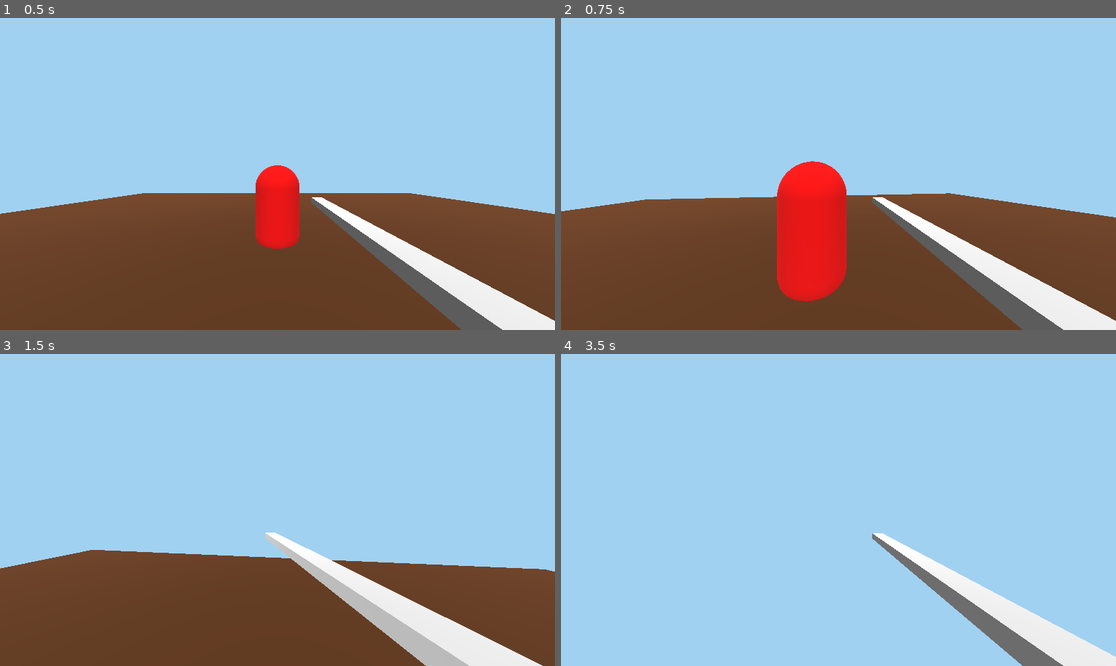
Above: before the commit, frames 1-4 (two rows, left to right).
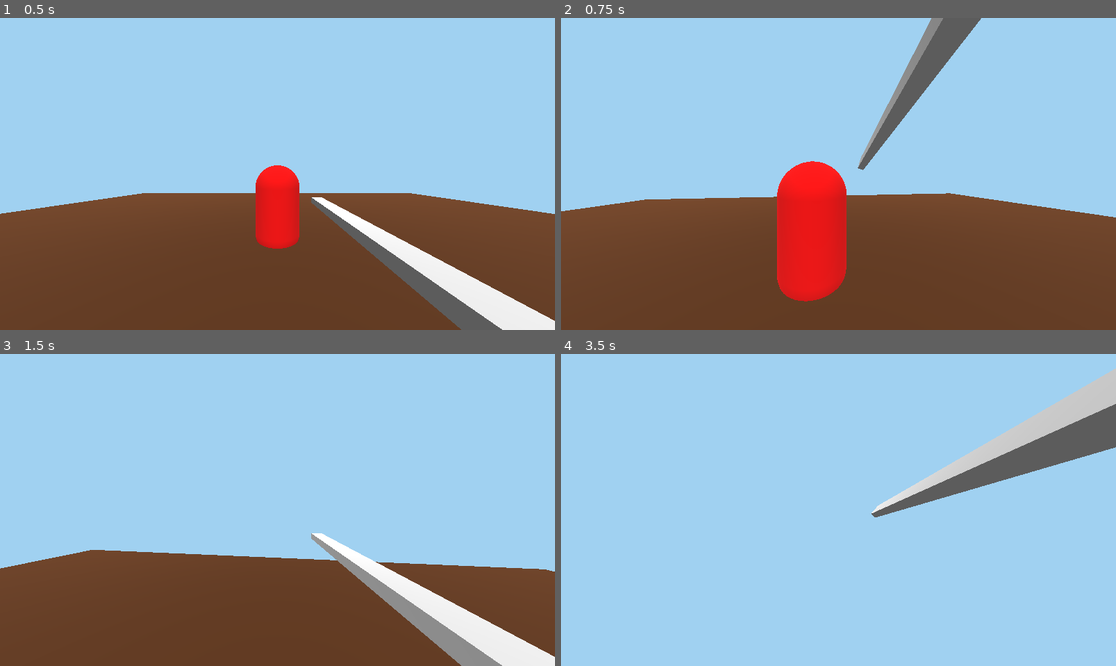
Above: after the commit, the same moments.

Repository: Rule2k/slasher
Game: Godot game, scene res://scenes/main/Main.tscn
Same seed, same stepped clock (60 frames per second), same inputs: the game is played once before the commit and once after it.
Inputs (mouse positions are in pixels of both pictures, inside the frame that each line leads up to):
- Up to frame 1 (0.5 s): no input
- Up to frame 2 (0.75 s): tap Enter at 0.5 s; move the mouse to (866, 174) at 0.52 s; hold W (move_forward) from 0.53 s (still down); hold Shift (block) from 0.53 s (still down)
- Up to frame 3 (1.5 s): keep holding W (move_forward); tap Space (jump) at 0.77 s; move the mouse to (249, 510) at 1.27 s; release Shift (block) at 1.28 s; click (249, 510) at 1.35 s
- Up to frame 4 (3.5 s): keep holding W (move_forward); tap Space (jump) at 1.52, 3.02 s; tap Shift (block) at 1.55, 3.05 s; move the mouse to (849, 503) at 2.02 s; hold Shift (block) 2.03-2.78 s; tap Q (attack_overhead) at 2.1 s; move the mouse to (832, 516) at 2.77 s; right-click (832, 516) at 2.85 s

Frame 1 is identical in both runs. In frame 2, 7.4% of the frame differs, in the area x 53-100%, y 0-100%; in frame 3, 6.8%; in frame 4, 11%, in the area x 55-100%, y 4-100%.

Commit message:
feat: add universal block state and player block handling

Diff:
--- a/scripts/player/player.gd
+++ b/scripts/player/player.gd
@@ -1,6 +1,38 @@
 extends CharacterBody3D
+
+var health: float = 100.0
 
 # Références aux modules (disponibles pour communication inter-modules)
 @onready var camera_controller: Node = $CameraController
 @onready var movement_controller: Node = $MovementController
 @onready var state_machine: Node = $StateMachine
+
+func take_damage(amount: float, attacker: Node3D) -> void:
+	if _is_front_block_success(attacker):
+		var attacker_state_machine: Node = attacker.get_node_or_null("StateMachine")
+		if attacker_state_machine != null and attacker_state_machine.has_method("on_block_success"):
+			attacker_state_machine.on_block_success(self)
+		print("Block réussi contre %s" % attacker.name)
+		return
+
+	health -= amount
+	print("Player touché ! Dégâts: %s — Vie restante: %s" % [amount, health])
+
+func _is_front_block_success(attacker: Node3D) -> bool:
+	if attacker == null:
+		return false
+	if not state_machine.has_method("is_blocking"):
+		return false
+	if not state_machine.is_blocking():
+		return false
+
+	var forward: Vector3 = -global_transform.basis.z
+	forward.y = 0.0
+
+	var to_attacker: Vector3 = attacker.global_position - global_position
+	to_attacker.y = 0.0
+
+	if forward.length_squared() == 0.0 or to_attacker.length_squared() == 0.0:
+		return false
+
+	return forward.normalized().dot(to_attacker.normalized()) > 0.0
--- a/scripts/player/state_machine.gd
+++ b/scripts/player/state_machine.gd
@@ -1,9 +1,14 @@
 extends Node
 
-enum State { IDLE, WINDUP, ACTIVE, RECOVERY }
+enum State { IDLE, WINDUP, ACTIVE, RECOVERY, BLOCKING, BLOCK_RECOVERY }
 
 var current_state: State = State.IDLE
 var state_timer: float = 0.0
+var block_duration: float = 0.325
+var block_recovery_duration: float = 2.0
+var block_return_duration: float = 0.3
+var block_pose_position: Vector3 = Vector3(-0.12, 0.06, 0.12)
+var block_pose_rotation_degrees: Vector3 = Vector3(-12.0, 0.0, 72.0)
 
 # Tap/hold tracking
 var hold_timer: float = 0.0
@@ -13,7 +18,7 @@
 
 # L'attaque en cours
 var current_attack: AttackData = null
-var has_hit: bool = false
+var blocked_by: Array[Node3D] = []
 
 # Données d'attaque par direction : [light, heavy]
 @export var slash_left_light: AttackData
@@ -29,8 +34,14 @@
 var _attack_map: Dictionary = {}
 
 var _player: CharacterBody3D
+var _idle_weapon_position: Vector3 = Vector3.ZERO
+var _idle_weapon_rotation: Vector3 = Vector3.ZERO
+var _block_recovery_start_position: Vector3 = Vector3.ZERO
+var _block_recovery_start_rotation: Vector3 = Vector3.ZERO
+
 @onready var hit_box: Area3D
 @onready var anim_player: AnimationPlayer
+@onready var weapon_pivot: Node3D
 
 func _ready() -> void:
 	_player = get_parent()
@@ -38,6 +49,9 @@
 	hit_box.body_entered.connect(_on_hit_box_body_entered)
 	hit_box.monitoring = false
 	anim_player = _player.get_node("Head/WeaponPivot/AnimationPlayer")
+	weapon_pivot = _player.get_node("Head/WeaponPivot")
+	_idle_weapon_position = weapon_pivot.position
+	_idle_weapon_rotation = weapon_pivot.rotation
 
 	# Construire le mapping après que les exports sont chargés
 	_attack_map = {
@@ -48,6 +62,15 @@
 	}
 
 func _unhandled_input(event: InputEvent) -> void:
+	if event.is_action_pressed("block"):
+		if current_state == State.IDLE:
+			_enter_blocking()
+			return
+		if current_state == State.WINDUP:
+			_cancel_windup()
+			_enter_blocking()
+			return
+
 	if current_state != State.IDLE:
 		return
 
@@ -65,6 +88,10 @@
 			_process_active(delta)
 		State.RECOVERY:
 			_process_recovery(delta)
+		State.BLOCKING:
+			_process_blocking(delta)
+		State.BLOCK_RECOVERY:
+			_process_block_recovery(delta)
 
 # --- WINDUP ---
 func _enter_windup() -> void:
@@ -88,11 +115,20 @@
 			print("   -> HEAVY (maintenu %.3fs)" % hold_timer)
 		_enter_active()
 
+func _cancel_windup() -> void:
+	current_attack = null
+	current_action = ""
+	is_heavy = false
+	hold_timer = 0.0
+	hit_box.monitoring = false
+	anim_player.stop()
+	print(">> WINDUP annulé par block")
+
 # --- ACTIVE ---
 func _enter_active() -> void:
 	current_state = State.ACTIVE
 	state_timer = current_attack.active_duration
-	has_hit = false
+	blocked_by.clear()
 	hit_box.monitoring = true
 	anim_player.play(current_attack.get_animation_name())
 	var type_str = "HEAVY" if is_heavy else "LIGHT"
@@ -104,13 +140,15 @@
 		_enter_recovery()
 
 func _on_hit_box_body_entered(body: Node3D) -> void:
-	if has_hit:
-		return
 	if body == _player:
 		return
+	if body in blocked_by:
+		return
 	if body.has_method("take_damage"):
-		body.take_damage(current_attack.damage)
-		has_hit = true
+		if body.has_node("StateMachine"):
+			body.take_damage(current_attack.damage, _player)
+		else:
+			body.take_damage(current_attack.damage)
 
 # --- RECOVERY ---
 func _enter_recovery() -> void:
@@ -124,11 +162,73 @@
 	if state_timer <= 0.0:
 		_enter_idle()
 
+# --- BLOCKING ---
+func _enter_blocking() -> void:
+	current_state = State.BLOCKING
+	state_timer = block_duration
+	current_attack = null
+	current_action = ""
+	is_heavy = false
+	hold_timer = 0.0
+	hit_box.monitoring = false
+	_set_block_pose_instant()
+	print(">> BLOCKING (%.3fs)" % block_duration)
+
+func _process_blocking(delta: float) -> void:
+	state_timer -= delta
+	if state_timer <= 0.0:
+		_enter_block_recovery()
+
+# --- BLOCK RECOVERY ---
+func _enter_block_recovery() -> void:
+	current_state = State.BLOCK_RECOVERY
+	state_timer = block_recovery_duration
+	_block_recovery_start_position = weapon_pivot.position
+	_block_recovery_start_rotation = weapon_pivot.rotation
+	hit_box.monitoring = false
+	print(">> BLOCK_RECOVERY (%.2fs)" % block_recovery_duration)
+
+func _process_block_recovery(delta: float) -> void:
+	state_timer -= delta
+	var progress: float = 1.0
+	var elapsed: float = block_recovery_duration - state_timer
+	if block_return_duration > 0.0:
+		progress = elapsed / block_return_duration
+	progress = clamp(progress, 0.0, 1.0)
+	weapon_pivot.position = _block_recovery_start_position.lerp(_idle_weapon_position, progress)
+	weapon_pivot.rotation = _block_recovery_start_rotation.lerp(_idle_weapon_rotation, progress)
+	if state_timer <= 0.0:
+		_enter_idle(true)
+
 # --- IDLE ---
-func _enter_idle() -> void:
+func _enter_idle(reset_weapon_pose: bool = false) -> void:
 	current_state = State.IDLE
 	current_attack = null
 	current_action = ""
 	is_heavy = false
 	hold_timer = 0.0
+	blocked_by.clear()
+	hit_box.monitoring = false
+	if reset_weapon_pose:
+		_restore_idle_weapon_pose()
 	print(">> IDLE")
+
+func is_blocking() -> bool:
+	return current_state == State.BLOCKING
+
+func on_block_success(blocker: Node3D = null) -> void:
+	if blocker != null and blocker not in blocked_by:
+		blocked_by.append(blocker)
+	var blocker_name: String = "unknown"
+	if blocker != null:
+		blocker_name = String(blocker.name)
+	print(">> BLOCK SUCCESS contre %s" % blocker_name)
+
+func _set_block_pose_instant() -> void:
+	anim_player.stop()
+	weapon_pivot.position = block_pose_position
+	weapon_pivot.rotation_degrees = block_pose_rotation_degrees
+
+func _restore_idle_weapon_pose() -> void:
+	weapon_pivot.position = _idle_weapon_position
+	weapon_pivot.rotation = _idle_weapon_rotation
